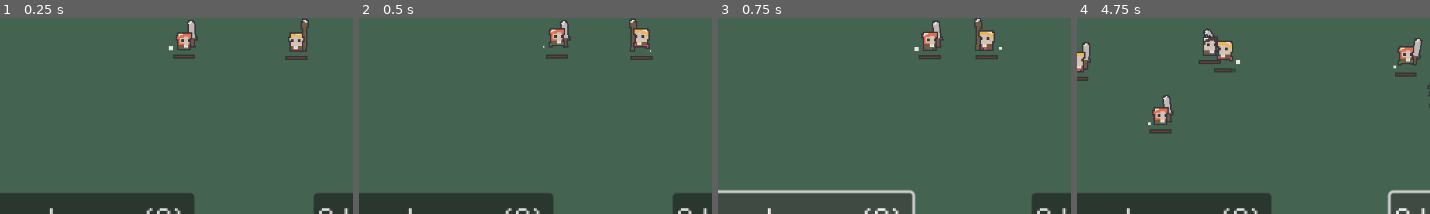
Above: before the commit, frames 1-4 (left to right).
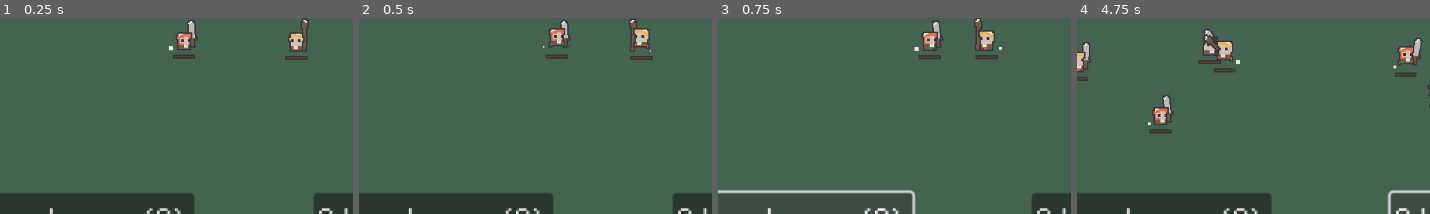
Above: after the commit, the same moments.

Repository: davidballester/godot-arena
Game: Godot game, scene res://scenes/example.tscn
Same seed, same stepped clock (60 frames per second), same inputs: the game is played once before the commit and once after it.
Inputs:
- Up to frame 1 (0.25 s): no input
- Up to frame 2 (0.5 s): no input
- Up to frame 3 (0.75 s): click "Add Adventurer (A)" at 0.5 s
- Up to frame 4 (4.75 s): click "Add Barbarian (B)" at 1.25 s; click "Add Adventurer (A)" at 2 s; click "Add Barbarian (B)" at 2.75 s; click "Add Adventurer (A)" at 3.5 s; click "Add Barbarian (B)" at 4.25 s
The pictures show only the part of the screen within x 15-65%, y 42-92%; the shares and areas given below are measured in that part.

Frames 1-3 are identical in both runs. In frame 4, 0.1% of the frame differs, in the area x 35-40%, y 9-17%.

Commit message:
Fix z-index of combatants

Diff:
--- a/controller/battle/battle_controller.gd
+++ b/controller/battle/battle_controller.gd
@@ -3,6 +3,7 @@
 
 var _battle: Battle
 var _id_to_team: Dictionary
+var _id_to_combatant: Dictionary
 
 func _ready() -> void:
 	_battle = Battle.new()
@@ -18,12 +19,21 @@
 			team.remove_child(combatant)
 			add_combatant(team.id, combatant)
 
+func _physics_process(_delta: float) -> void:
+	var combatants: Array = _id_to_combatant.values()
+	combatants.sort_custom(func(c0: CombatantController, c1: CombatantController):
+		return c0.global_position.y < c1.global_position.y
+	)
+	for i in range(0, combatants.size()):
+		var combatant: CombatantController = combatants[i]
+		combatant.z_index = i
 
 func add_team(team: Team) -> void:
 	_id_to_team[team.id] = team
 	add_child(team)
 
 func add_combatant(team_id: String, combatant: CombatantController) -> void:
+	_id_to_combatant[combatant.id] = combatant
 	var team: Team = _id_to_team[team_id]
 	combatant.team = team
 	combatant.battle = _battle
